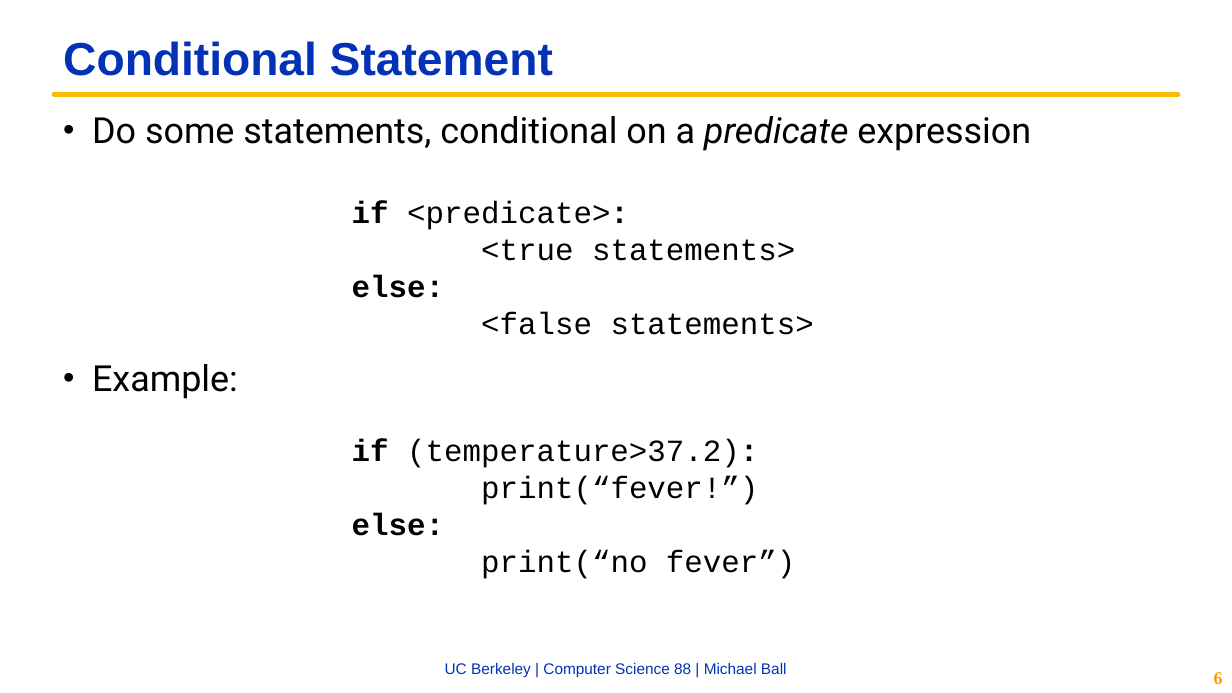
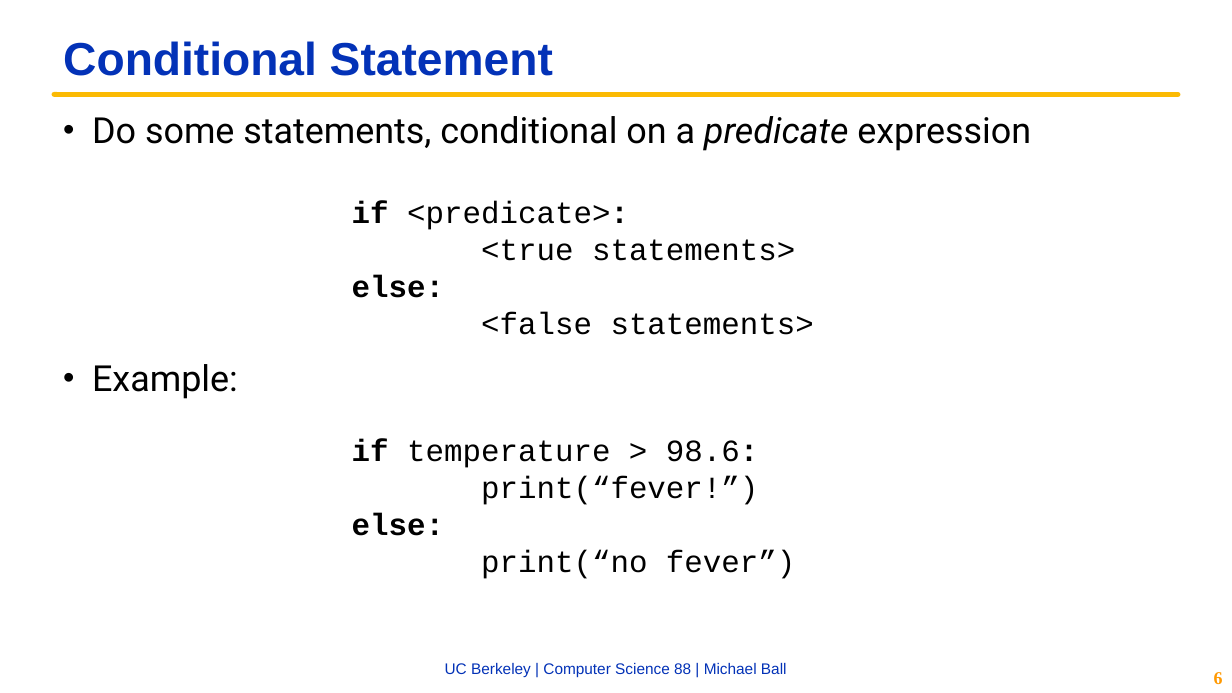
Before and after one commit to cs88-website/fa22, a slide deck: slide 6 of assets/slides/fa22/03-Loops.pptx. Drawn at 1232x693 pixels with LibreOffice and Linux fonts; fonts in the diff are those of the drawing; background and template pictures are left out. Boxes give left, top, right and bottom in pixels: in the first picture for what was removed or moved away, otherwise in the second. Text is boxed around its words. In the diff, an @@ line names an element or a change of style, - is before the commit and + after.

```diff
--- a/assets/slides/fa22/03-Loops.pptx
+++ b/assets/slides/fa22/03-Loops.pptx
@@ text at bbox=[352, 439, 758, 468]: text changed @@
-if (temperature>37.2):
+if temperature > 98.6:
```
Also in this commit, not shown: 9 other slides changed, 6 slides added, 3 slides removed, 4 other files.
